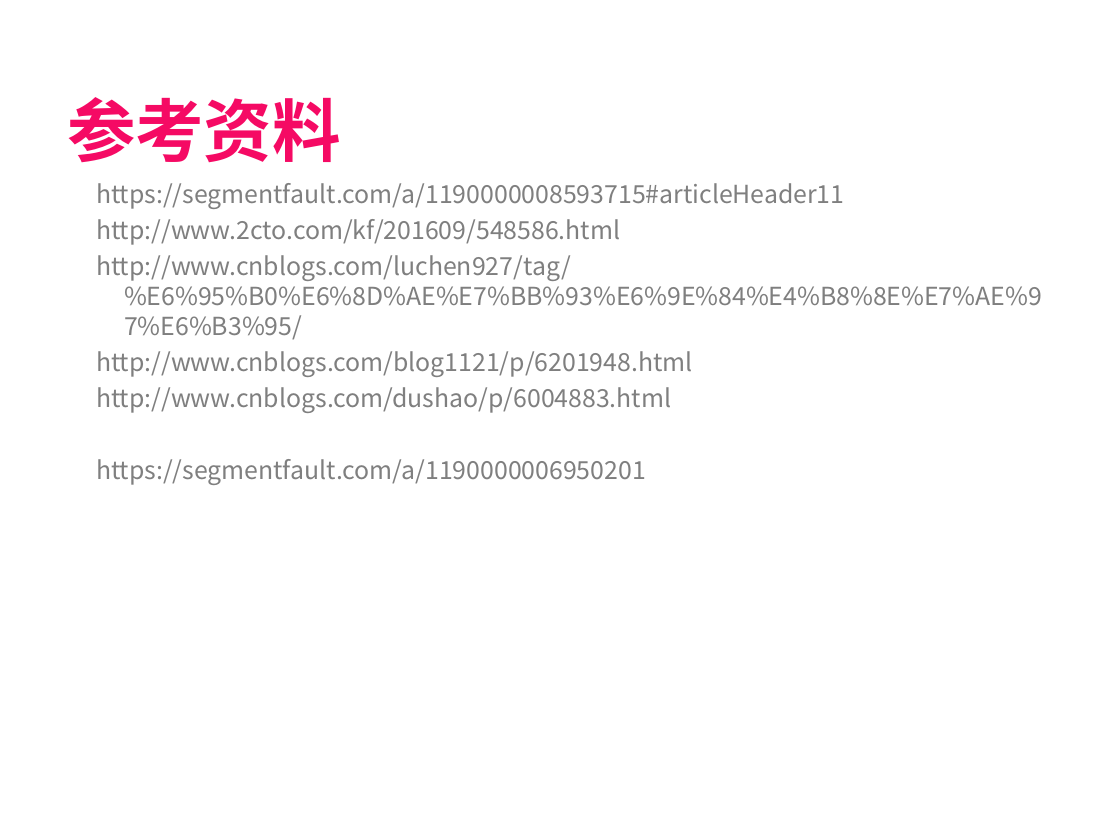
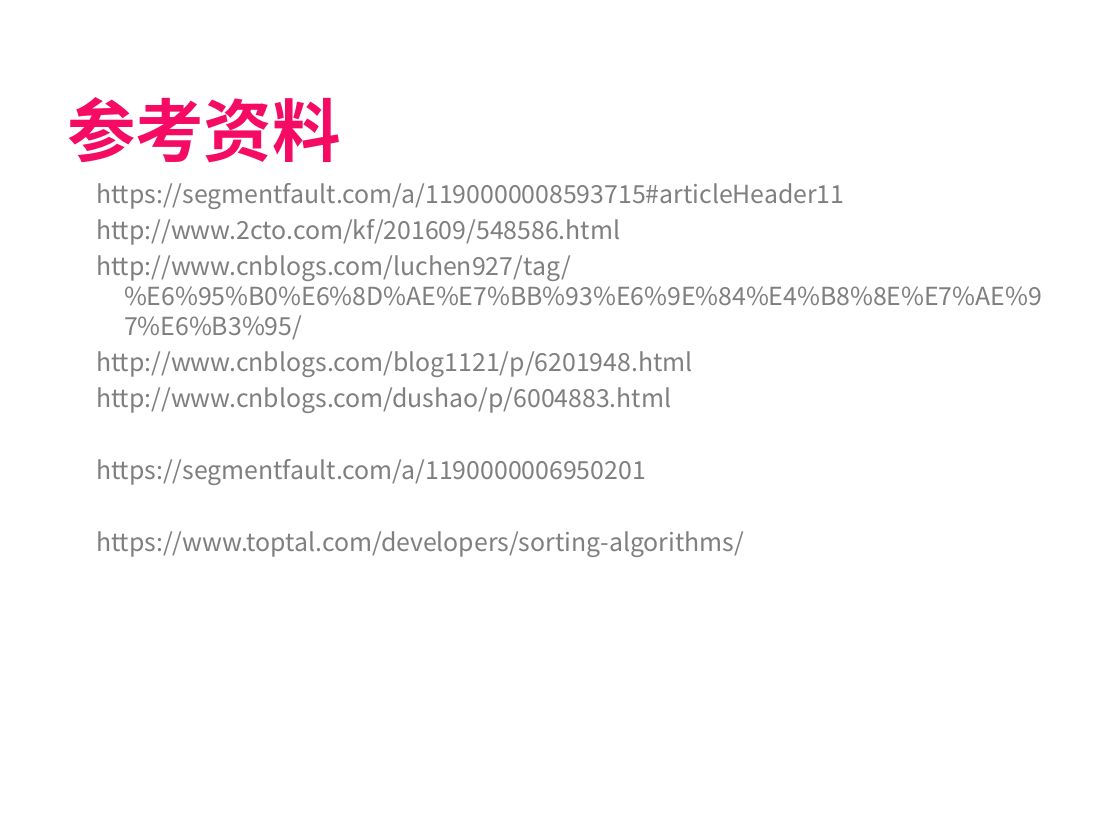
Before and after one commit to WYseven/class_example, a slide deck: slide 2 of arithmetic/js集中算法/js算法.ppt. Drawn at 1120x840 pixels with LibreOffice and Linux fonts; fonts in the diff are those of the drawing; background and template pictures are left out. Boxes give left, top, right and bottom in pixels: in the first picture for what was removed or moved away, otherwise in the second. Text is boxed around its words. In the diff, an @@ line names an element or a change of style, - is before the commit and + after.

```diff
--- a/arithmetic/js集中算法/js算法.ppt
+++ b/arithmetic/js集中算法/js算法.ppt
@@ text at (96, 531, 744, 557): paragraph added @@
+    https://www.toptal.com/developers/sorting-algorithms/
```
Also in this commit, not shown: 5 other files.
